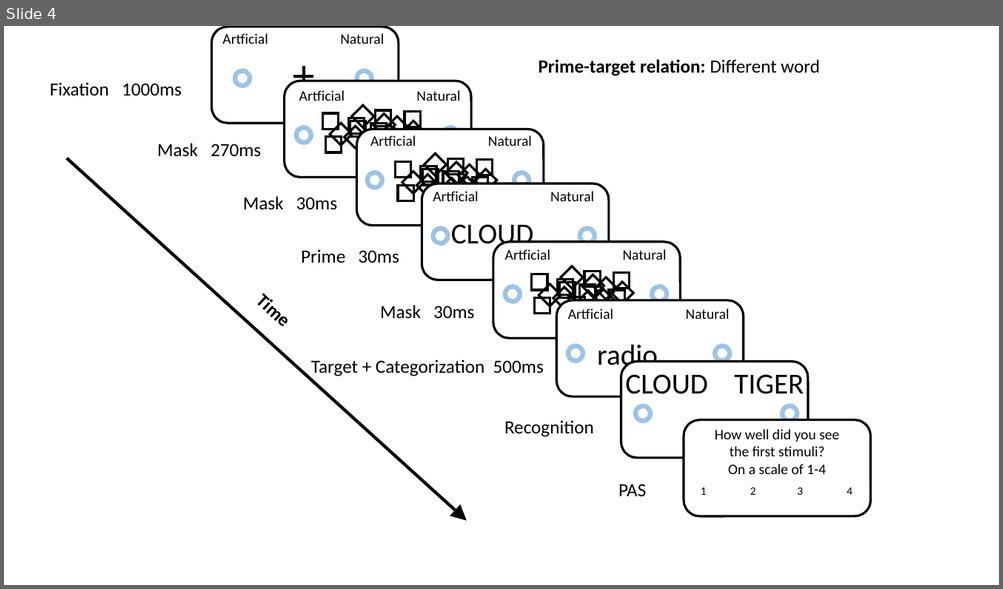
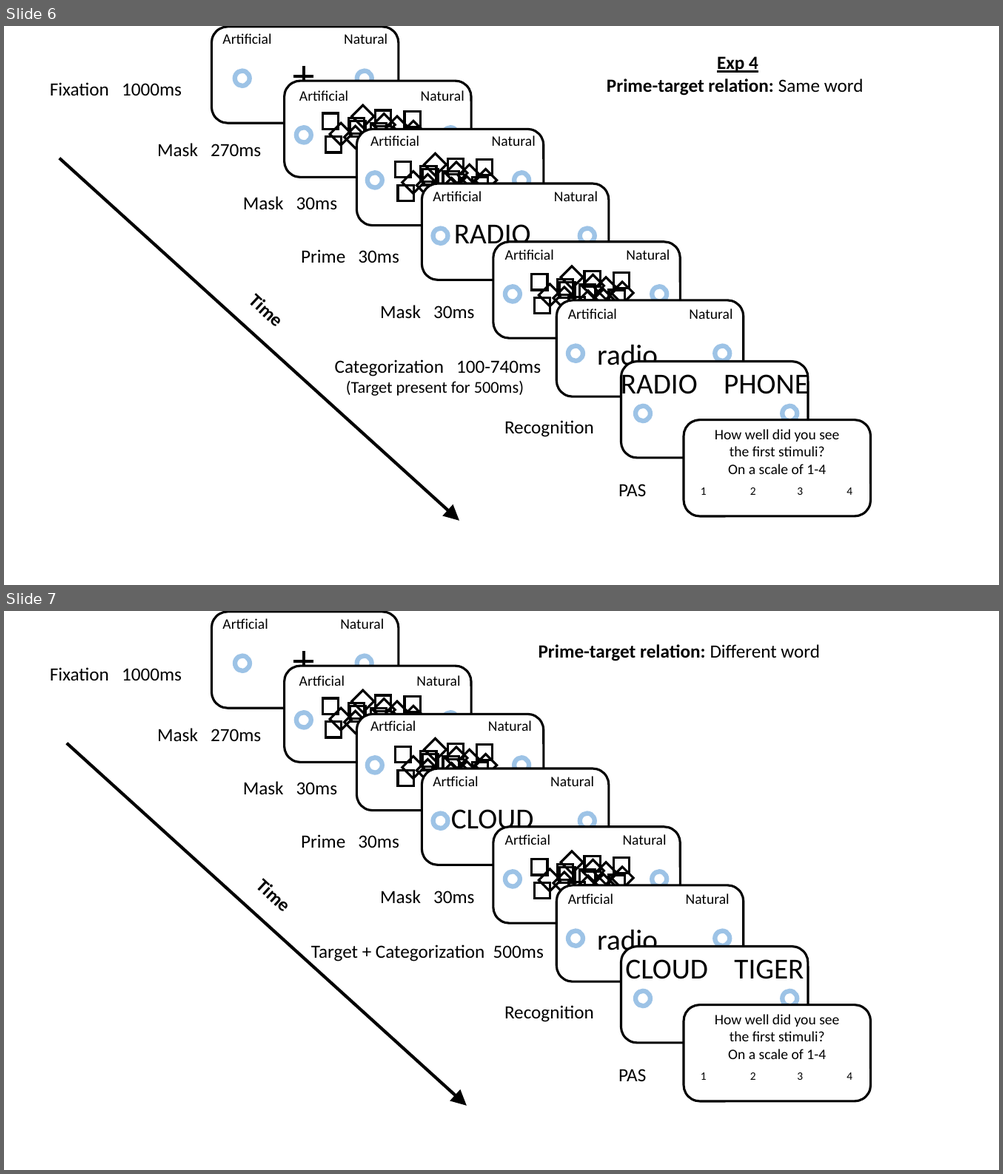
Before and after one commit to khenheller/subliminal_priming_w_motion_capture, a slide deck: presentation/design figure.pptx. Shown one above the other, each under a label of ours: slide 4 before the commit, slides 6 and 7 after it. The pictures are 1003x589 and 1003x1174 pixels, drawn with LibreOffice and Linux fonts; fonts in the diff are those of the drawing. Boxes give left, top, right and bottom in pixels: in the first picture for what was removed or moved away, otherwise in the second. Text is boxed around its words. In the diff, an @@ line names an element or a change of style, - is before the commit and + after.

```diff
--- a/presentation/design figure.pptx
+++ b/presentation/design figure.pptx
@@ slide 6 added at (4,26,999,585), background #FFFFFF @@
@@ text added at (606,56,863,96), 18 pt, text #000000, bold @@
+Exp 4
+Prime-target relation: Same word
@@ text added at (50,82,182,96), 18 pt, text #000000 @@
+Fixation 1000ms
@@ group added at (211,27,398,123): 2 lines, 2 ellipses, 1 rounded rectangle, 1 text @@
+Artificial Natural
@@ group added at (284,82,472,178): 16 rectangles, 2 ellipses, 1 rounded rectangle, 1 text @@
+Artificial Natural
@@ arrow added from (60, 158) to (459, 521), #000000 3 pt @@
@@ text added at (157,143,261,157), 18 pt, text #000000 @@
+Mask 270ms
@@ group added at (357,129,544,225): 17 rectangles, 2 ellipses, 1 rounded rectangle, 1 text @@
+Artificial Natural
@@ text added at (243,196,337,210), 18 pt, text #000000 @@
+Mask 30ms
@@ group added at (422,184,609,280): 2 texts, 2 ellipses, 1 rounded rectangle @@
+RADIO
+Artificial Natural
@@ text added at (301,249,398,264), 18 pt, text #000000 @@
+Prime 30ms
@@ text added at (230,281,352,397), 18 pt, text #000000, bold @@
+Time
@@ group added at (493,242,680,338): 17 rectangles, 2 ellipses, 1 rounded rectangle, 1 text @@
+Artificial Natural
@@ text added at (380,305,474,319), 18 pt, text #000000 @@
+Mask 30ms
@@ group added at (556,301,743,397): 2 texts, 2 ellipses, 1 rounded rectangle @@
+Artificial Natural
+radio
@@ text added at (335,360,540,396), 18 pt, text #000000 @@
+Categorization 100-740ms
+(Target present for 500ms)
@@ text added at (504,420,594,437), 18 pt, text #000000 @@
+Recognition
@@ group added at (620,362,808,458): 2 ellipses, 1 rounded rectangle, 1 text @@
+RADIO PHONE
@@ rounded rectangle added at (684,420,871,516), fill #FFFFFF, outline #000000 2.25 pt @@
@@ text added at (714,429,839,474), 14 pt, text #000000 @@
+How well did you see the first stimuli?
+On a scale of 1-4
@@ text added at (618,484,646,497), 18 pt, text #000000 @@
+PAS
@@ text added at (700,488,852,495), 11 pt, text #000000 @@
+1 2 3 4
@@ what was slide 4 is now slide 7 @@
```
Also in this commit, not shown: 1 slide changed, 2 other slides added, 6 other files.
